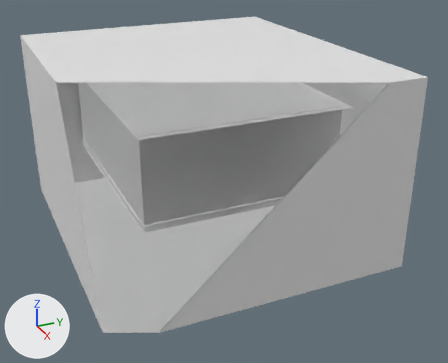
The FBX model Assets/Amy/Scenes/AmyRoom/AmyRoom.fbx, before and after one commit.
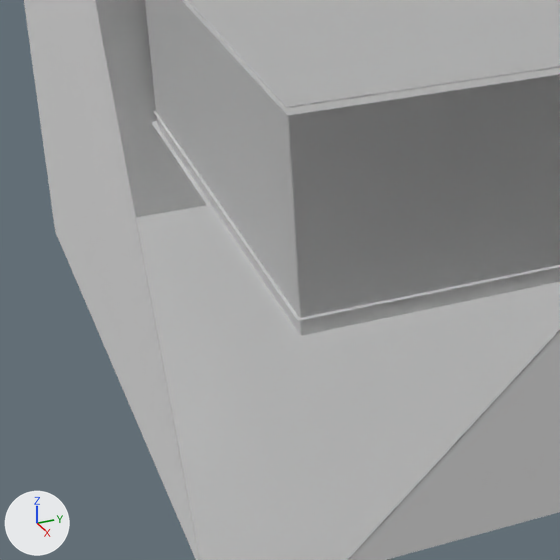
Old and new are each drawn whole from a 50 mm camera at (15.33, -6.9, 7.19) aimed at (1.21, -0.54, 0.13) and again close up on the part from 4% to 57% of the width and 25% to 90% of the height. Arrows for +X, +Y and +Z are at lower left; the lights stay in place. The last two pictures show the newer version. Everything nearer to the camera than a plane just in front of the edit is cut away. Where no turn or scale is listed for an object, it has been applied to the vertices.

Names of what the first close-up shows: 'blackbox', 'room_base'.
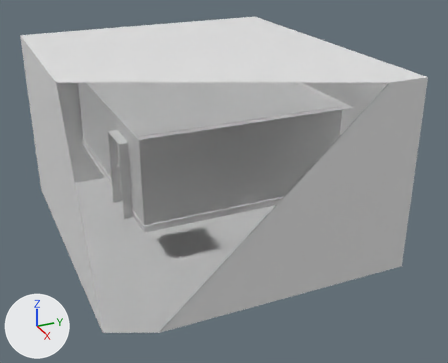
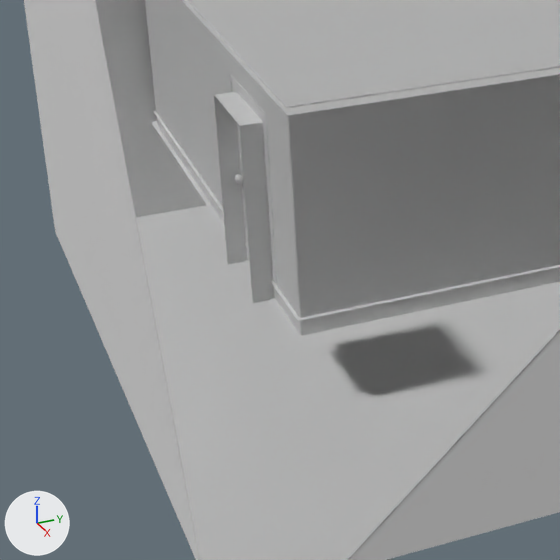
Location of each change, [x1, y1, x2, y2] in pixels of the close-ups (560 x 560 px):
'DoorJam', added
    after: [213, 74, 279, 304]
'door', added
    after: [234, 91, 274, 296]
    faces in mat_amyroom_door (white #e7e7e7): [234, 91, 274, 296]

Patch to the scene script:
```diff
--- a/Assets/Amy/Scenes/AmyRoom/AmyRoom.fbx.py
+++ b/Assets/Amy/Scenes/AmyRoom/AmyRoom.fbx.py
@@ mat_amyroom_doorknob @@
+mat_amyroom_doorknob = principled_material('AmyRoom_DoorKnob')
+mat_amyroom_doorknob.base_color = (0.8, 0.8, 0.8)  # white #e7e7e7
@@ mat_amyroom_door @@
+mat_amyroom_door = principled_material('AmyRoom_Door')
+mat_amyroom_door.base_color = (0.8, 0.8, 0.8)  # white #e7e7e7
@@ mat_amyroom_doorjam @@
+mat_amyroom_doorjam = principled_material('AmyRoom_DoorJam')
+mat_amyroom_doorjam.base_color = (0.8, 0.8, 0.8)  # white #e7e7e7
@@ me_cube_004 @@
+me_cube_004.from_pydata(...)  # 227 vertices, 233 faces; spans x -0.5..0.5, y -0.12..0.12, z -0.97..0.97
+# faces by material slot: [88, 145]
+me_cube_004.materials.append(mat_amyroom_door)  # white #e7e7e7
+me_cube_004.materials.append(mat_amyroom_doorknob)  # white #e7e7e7
@@ me_cube_001 @@
+me_cube_001.from_pydata(...)  # 36 vertices, 26 faces; spans x -0.64..0.64, y -0.26..0.08, z -1.0..1.11
+me_cube_001.materials.append(mat_amyroom_doorjam)  # white #e7e7e7
@@ ob_door @@
+ob_door = bpy.data.objects.new('door', me_cube_004)
+ob_door.location = (1.45, -3.31, 0.99)
@@ ob_doorjam @@
+ob_doorjam = bpy.data.objects.new('DoorJam', me_cube_001)
+ob_doorjam.location = (1.45, -3.31, 0.99)
```
